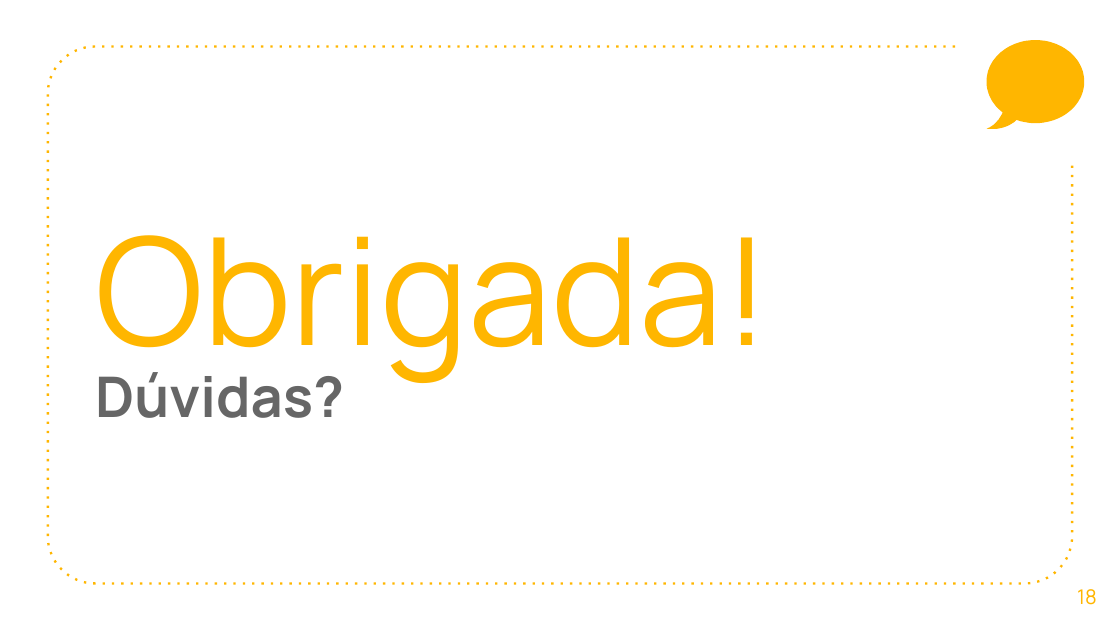
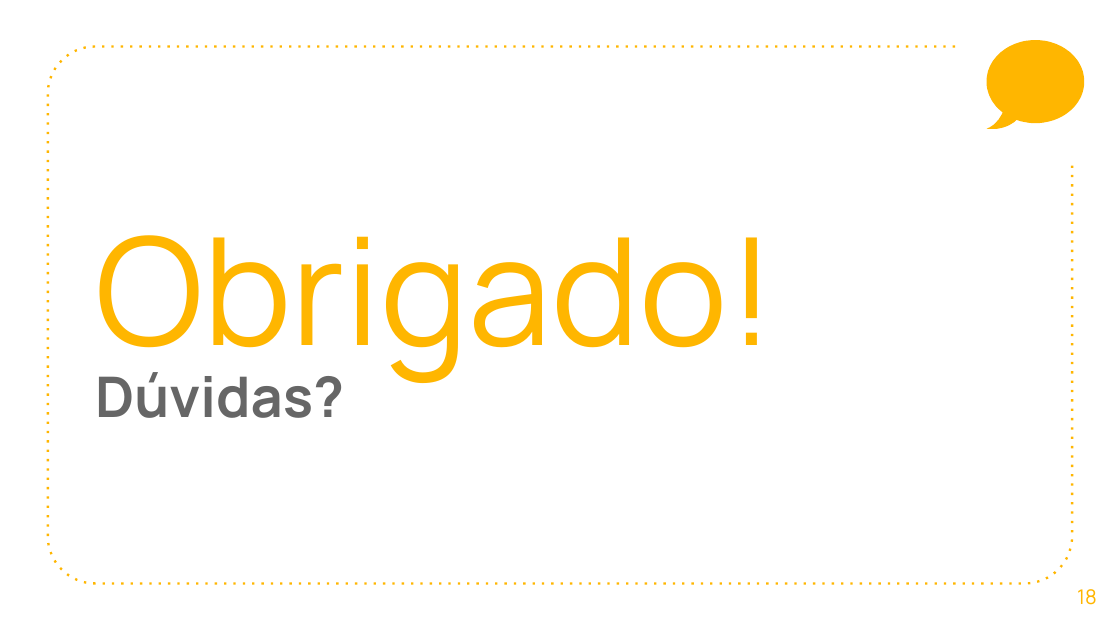
Before and after one commit to Fabicaneyu/.mineHash, a slide deck: slide 18 of Documentação/Slides/Apresentação_mineHash.pptx. Drawn at 1120x630 pixels with LibreOffice and Linux fonts; fonts in the diff are those of the drawing. Boxes give left, top, right and bottom in pixels: in the first picture for what was removed or moved away, otherwise in the second. Text is boxed around its words. In the diff, an @@ line names an element or a change of style, - is before the commit and + after.

```diff
--- a/Documentação/Slides/Apresentação_mineHash.pptx
+++ b/Documentação/Slides/Apresentação_mineHash.pptx
@@ title at box(95, 235, 775, 384): text changed @@
-Obrigada!
+Obrigado!
```
Also in this commit, not shown: 3 other files.
